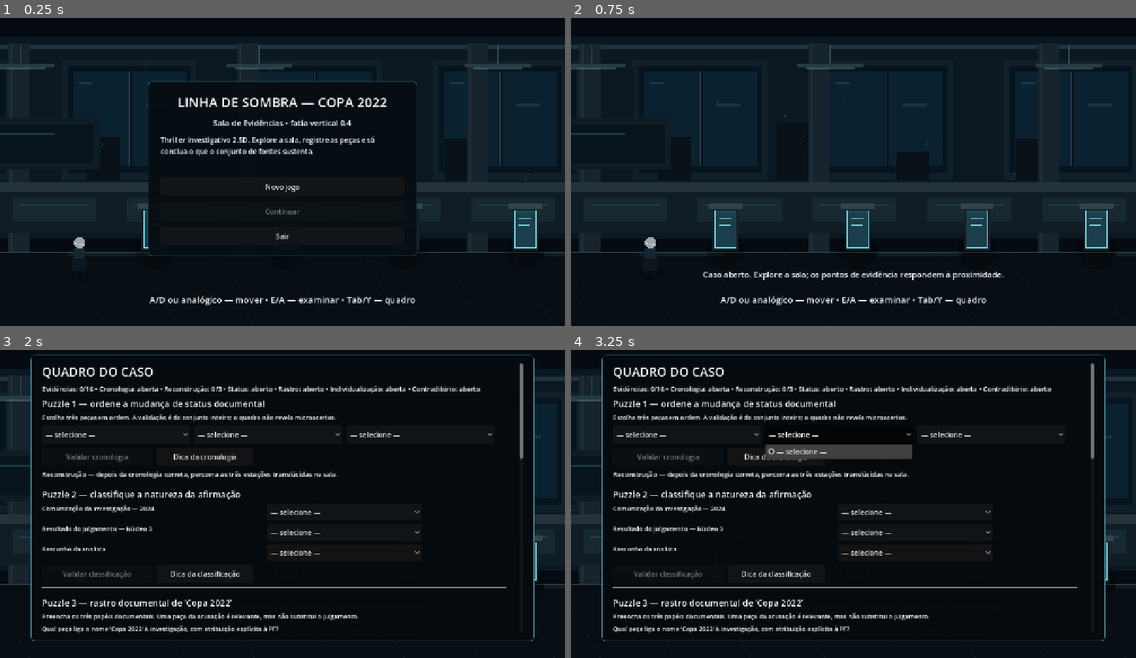
Above: before the commit, frames 1-4 (two rows, left to right).
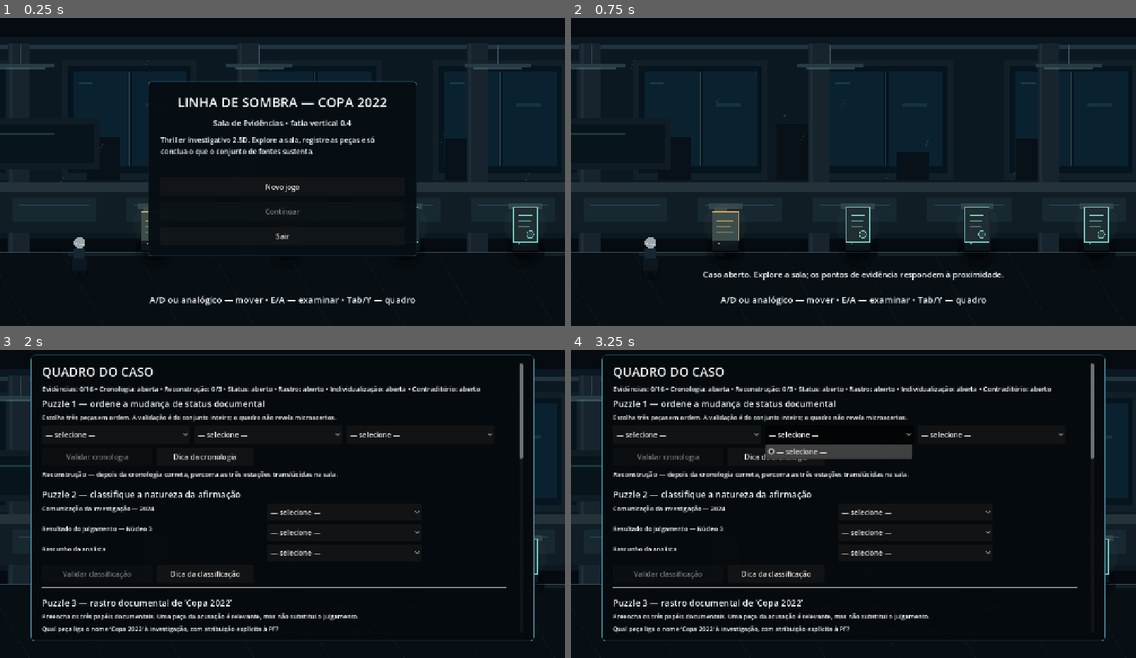
Above: after the commit, the same moments.

Repository: brunosantoss9719-ux/copa-2022
Game: Godot game, scene res://scenes/Main.tscn
Same seed, same stepped clock (60 frames per second), same inputs: the game is played once before the commit and once after it.
Inputs:
- Up to frame 1 (0.25 s): no input
- Up to frame 2 (0.75 s): click "Novo jogo" at 0.5 s
- Up to frame 3 (2 s): tap Enter at 1.25 s; hold D (move_right) from 1.28 s (still down); hold Tab (case_board) from 1.28 s (still down)
- Up to frame 4 (3.25 s): release D (move_right) at 2 s; release Tab (case_board) at 2 s; click "— selecione —" at 2 s; click "— selecione —" at 2.75 s

The runs differ from the first frame. In frame 1, 0.7% of the frame differs, in the area x 25-96%, y 61-75%; in frame 2, 2.2%; in frame 3, less than 0.1%; in frame 4, less than 0.1%.

Commit message:
feat: give evidence distinct physical silhouettes

Diff:
--- a/scripts/evidence_hotspot.gd
+++ b/scripts/evidence_hotspot.gd
@@ -5,17 +5,23 @@
 
 var evidence_id := ""
 var display_title := ""
+var factual_status := ""
+var source_id := ""
+var phase_index := 1
 var _inside := false
 
 func setup(data: Dictionary) -> void:
 	evidence_id = str(data.get("id", ""))
 	display_title = str(data.get("title", "Evidência"))
-	position = Vector2(float(data.get("world_x", 0.0)), 500.0)
+	factual_status = str(data.get("factual_status", ""))
+	source_id = str(data.get("source_id", ""))
+	phase_index = int(data.get("phase", 1))
+	position = Vector2(float(data.get("world_x", 0.0)), 494.0)
 	collision_layer = 0
 	collision_mask = 1
 	var collision := CollisionShape2D.new()
 	var shape := RectangleShape2D.new()
-	shape.size = Vector2(82, 130)
+	shape.size = Vector2(94, 132)
 	collision.shape = shape
 	add_child(collision)
 
@@ -48,17 +54,81 @@
 		get_viewport().set_input_as_handled()
 
 func _process(_delta: float) -> void:
-	queue_redraw()
+	if _inside or not GameState.has_evidence(evidence_id):
+		queue_redraw()
 
 func _draw() -> void:
 	var found := GameState.has_evidence(evidence_id)
-	var edge := Color("#4d6877") if found else Color("#77d7e3")
-	var fill := Color(0.16, 0.26, 0.31, 0.62) if found else Color(0.18, 0.55, 0.62, 0.28)
-	draw_rect(Rect2(-24, -43, 48, 86), fill, true)
-	draw_rect(Rect2(-24, -43, 48, 86), edge, false, 2.0)
-	draw_line(Vector2(-14, -24), Vector2(14, -24), edge, 2.0)
-	draw_line(Vector2(-14, -8), Vector2(11, -8), edge, 2.0)
-	draw_line(Vector2(-14, 8), Vector2(8, 8), edge, 2.0)
+	var edge := _status_color()
+	if found:
+		edge = Color(edge.r * 0.62, edge.g * 0.62, edge.b * 0.62, 0.82)
+
+	# Sombra e pequena luz de leitura amarram o item ao cenário.
+	draw_circle(Vector2(0, 49), 30.0, Color(0.0, 0.0, 0.0, 0.32))
+	if not found:
+		draw_circle(Vector2(0, -4), 48.0, Color(edge.r, edge.g, edge.b, 0.035))
+
+	if factual_status == "ALEGAÇÃO_OFICIAL":
+		_draw_folder(edge, found)
+	elif factual_status == "TESE_DE_DEFESA":
+		_draw_defense_memo(edge, found)
+	elif factual_status == "FICÇÃO_DRAMÁTICA":
+		_draw_sticky_note(edge, found)
+	else:
+		_draw_judicial_sheet(edge, found)
+
+	# Identificador visual mínimo de fase, sem revelar solução.
+	for i in range(phase_index):
+		draw_circle(Vector2(-14.0 + i * 9.0, 38.0), 2.2, Color(edge.r, edge.g, edge.b, 0.72))
+
 	if _inside:
-		var pulse := 30.0 + sin(Time.get_ticks_msec() / 180.0) * 3.0
-		draw_arc(Vector2.ZERO, pulse, 0.0, TAU, 36, Color(0.55, 0.95, 1.0, 0.65), 2.0)
+		var pulse := 38.0 + sin(Time.get_ticks_msec() / 170.0) * 3.0
+		draw_arc(Vector2(0, -3), pulse, 0.0, TAU, 40, Color(0.70, 0.96, 0.94, 0.78), 2.0)
+		draw_line(Vector2(-25, 55), Vector2(25, 55), Color(0.68, 0.95, 0.92, 0.55), 2.0)
+
+func _draw_folder(edge: Color, found: bool) -> void:
+	var fill := Color(0.18, 0.24, 0.25, 0.96) if found else Color(0.24, 0.31, 0.30, 0.98)
+	draw_rect(Rect2(-30, -34, 60, 66), fill, true)
+	draw_rect(Rect2(-24, -42, 28, 12), fill, true)
+	draw_rect(Rect2(-30, -34, 60, 66), edge, false, 2.0)
+	draw_line(Vector2(-19, -13), Vector2(18, -13), Color(edge.r, edge.g, edge.b, 0.68), 2.0)
+	draw_line(Vector2(-19, 0), Vector2(12, 0), Color(edge.r, edge.g, edge.b, 0.46), 2.0)
+	draw_line(Vector2(-19, 13), Vector2(18, 13), Color(edge.r, edge.g, edge.b, 0.34), 2.0)
+
+func _draw_judicial_sheet(edge: Color, found: bool) -> void:
+	var fill := Color("#1a2328") if found else Color("#202d31")
+	draw_rect(Rect2(-27, -43, 54, 78), fill, true)
+	draw_rect(Rect2(-27, -43, 54, 78), edge, false, 2.0)
+	draw_line(Vector2(-16, -25), Vector2(15, -25), edge, 2.0)
+	draw_line(Vector2(-16, -12), Vector2(12, -12), Color(edge.r, edge.g, edge.b, 0.56), 2.0)
+	draw_line(Vector2(-16, 1), Vector2(10, 1), Color(edge.r, edge.g, edge.b, 0.40), 2.0)
+	draw_circle(Vector2(11, 18), 8.0, Color(edge.r, edge.g, edge.b, 0.15))
+	draw_arc(Vector2(11, 18), 8.0, 0.0, TAU, 18, edge, 1.6)
+
+func _draw_defense_memo(edge: Color, found: bool) -> void:
+	var fill := Color("#22242a") if found else Color("#292b32")
+	draw_rect(Rect2(-28, -40, 56, 74), fill, true)
+	draw_rect(Rect2(-28, -40, 56, 74), edge, false, 2.0)
+	draw_arc(Vector2(-15, -34), 6.0, PI, TAU, 14, Color("#a8afb1"), 2.0)
+	draw_line(Vector2(-17, -20), Vector2(17, -20), Color(edge.r, edge.g, edge.b, 0.62), 2.0)
+	draw_line(Vector2(-17, -5), Vector2(11, -5), Color(edge.r, edge.g, edge.b, 0.44), 2.0)
+	draw_line(Vector2(-17, 10), Vector2(15, 10), Color(edge.r, edge.g, edge.b, 0.34), 2.0)
+
+func _draw_sticky_note(edge: Color, found: bool) -> void:
+	var fill := Color("#38382d") if found else Color("#4a4934")
+	draw_rect(Rect2(-27, -32, 54, 60), fill, true)
+	draw_rect(Rect2(-27, -32, 54, 60), edge, false, 2.0)
+	draw_line(Vector2(-16, -13), Vector2(15, -13), Color(edge.r, edge.g, edge.b, 0.58), 2.0)
+	draw_line(Vector2(-16, 1), Vector2(10, 1), Color(edge.r, edge.g, edge.b, 0.42), 2.0)
+	draw_line(Vector2(16, 28), Vector2(27, 17), Color(edge.r, edge.g, edge.b, 0.44), 1.4)
+
+func _status_color() -> Color:
+	match factual_status:
+		"ALEGAÇÃO_OFICIAL":
+			return Color("#d6a862")
+		"TESE_DE_DEFESA":
+			return Color("#ba9bd4")
+		"FICÇÃO_DRAMÁTICA":
+			return Color("#d4c778")
+		_:
+			return Color("#76c8bc")
